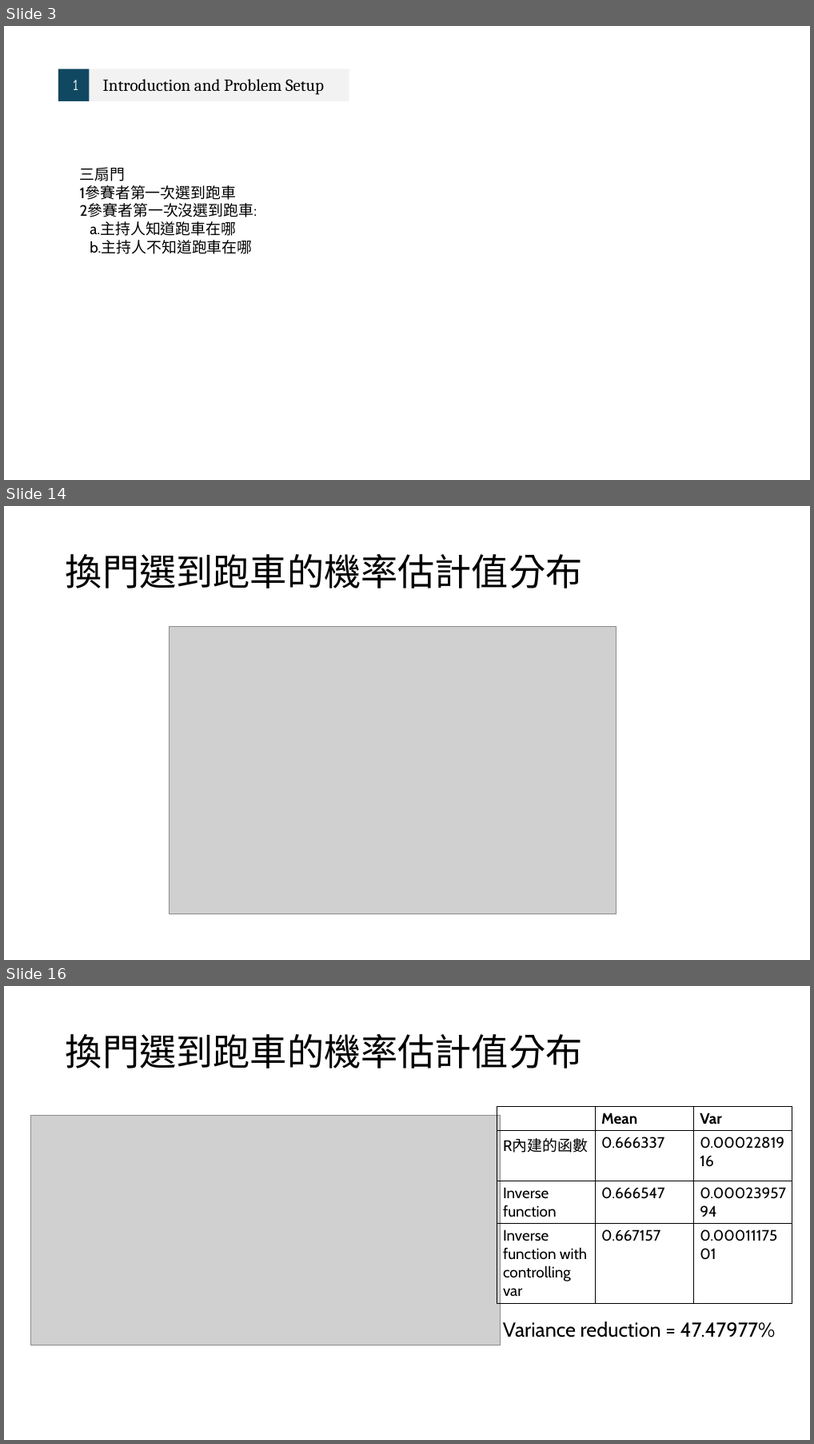
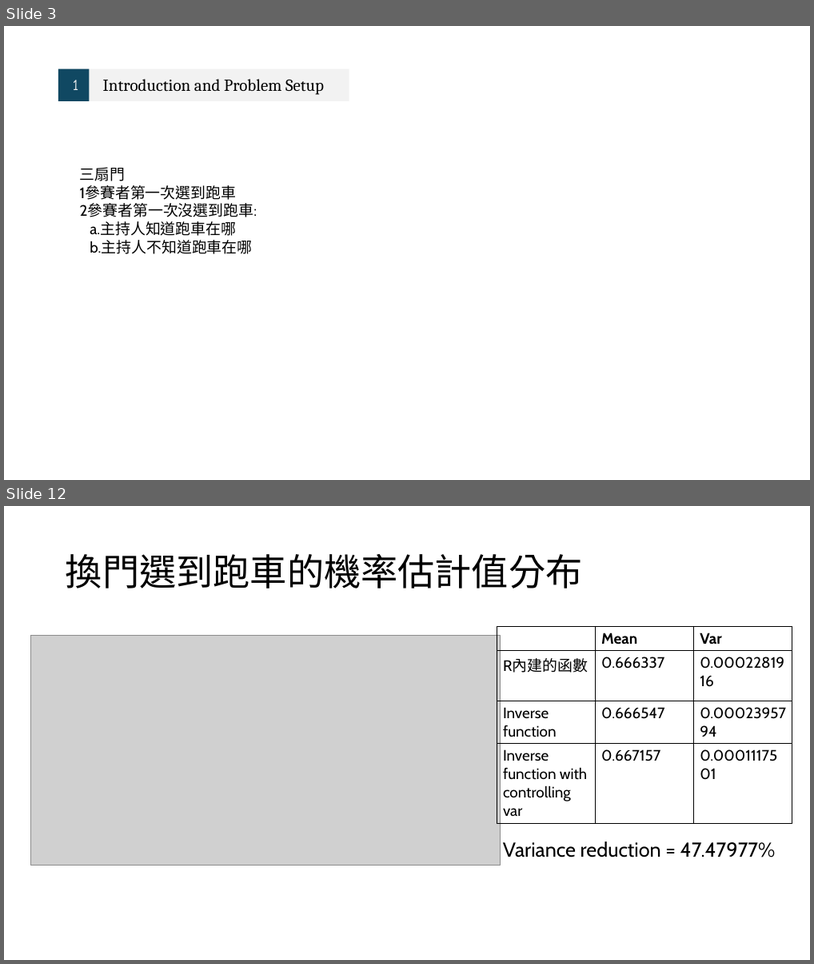
Before and after one commit to Sheena0210/monty-hall-simulation, a slide deck: 統計計算.pptx. Shown one above the other, each under a label of ours: slides 3, 14 and 16 before the commit, slides 3 and 12 after it; the slides between them are not shown. The pictures are 814x1444 and 814x964 pixels, drawn with LibreOffice and Linux fonts; fonts in the diff are those of the drawing; grey boxes stand for pictures. Boxes give left, top, right and bottom in pixels: in the first picture for what was removed or moved away, otherwise in the second. Text is boxed around its words. In the diff, an @@ line names an element or a change of style, - is before the commit and + after.

```diff
--- a/統計計算.pptx
+++ b/統計計算.pptx
@@ slide 14 removed at (4, 506, 810, 960), background #FFFFFF @@
@@ title removed at (66, 554, 583, 588) @@
-換門選到跑車的機率估計值分布
@@ picture removed at (170, 626, 617, 914) @@
@@ what was slide 16 is now slide 12 @@
```
Also in this commit, not shown: 3 slides changed, 5 slides added, 8 other slides removed.
